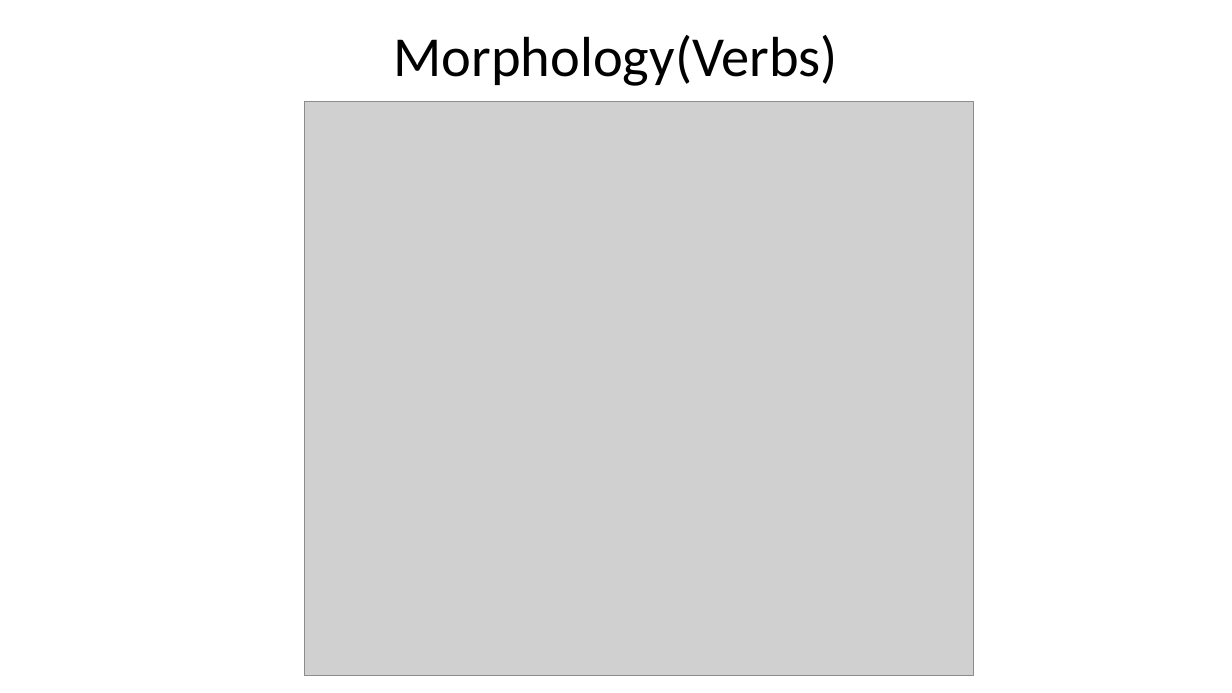
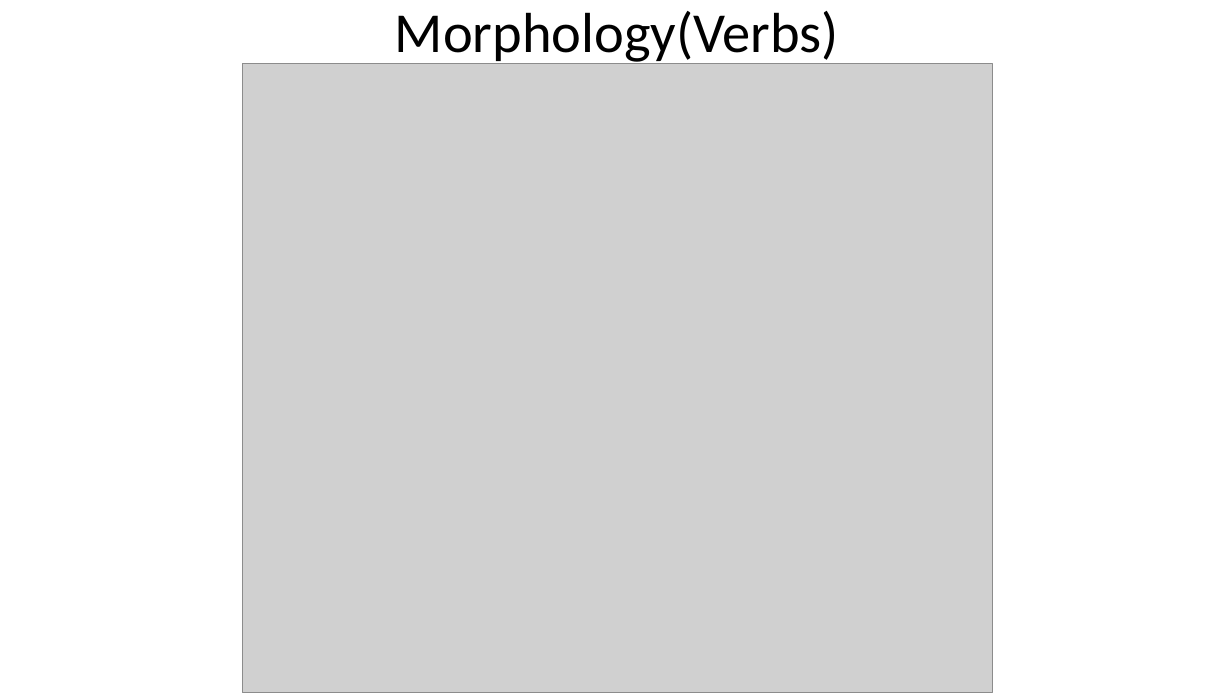
Before and after one commit to sindhuula/sem3, a slide deck: slide 11 of MT/Lang in 10/Language in 10 Minutes.pptx (slide 12 before the commit). Drawn at 1232x693 pixels with LibreOffice and Linux fonts; fonts in the diff are those of the drawing; grey boxes stand for pictures; background and template pictures are left out. Boxes give left, top, right and bottom in pixels: in the first picture for what was removed or moved away, otherwise in the second. Text is boxed around its words. In the diff, an @@ line names an element or a change of style, - is before the commit and + after.

```diff
--- a/MT/Lang in 10/Language in 10 Minutes.pptx
+++ b/MT/Lang in 10/Language in 10 Minutes.pptx
@@ title "Morphology(Verbs)" rewrapped from (x1=394, y1=35, x2=838, y2=86) to (x1=395, y1=11, x2=839, y2=66) @@
@@ picture resized from (x1=304, y1=101, x2=973, y2=676) to (x1=242, y1=64, x2=992, y2=693) @@
```
Also in this commit, not shown: 3 other slides changed.
